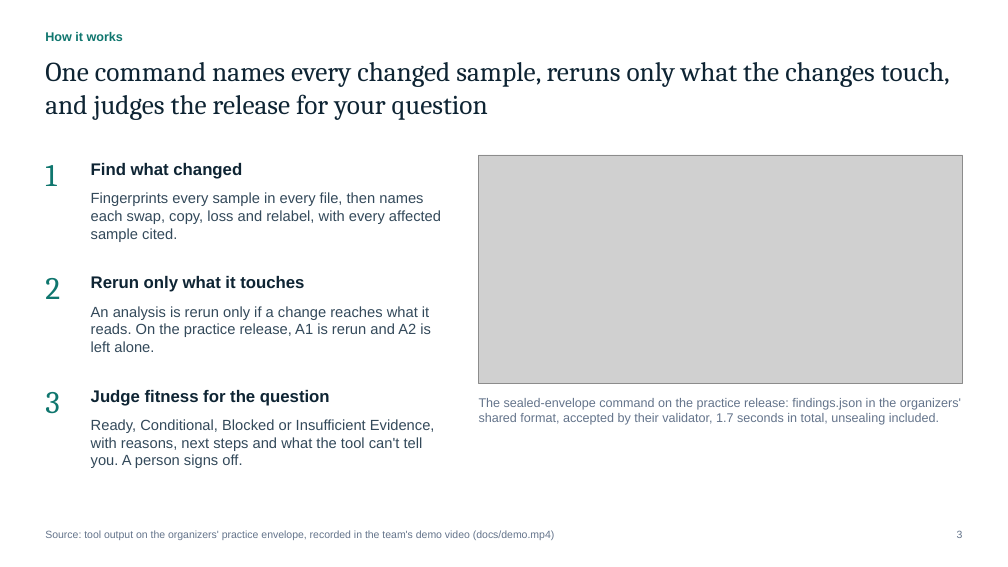
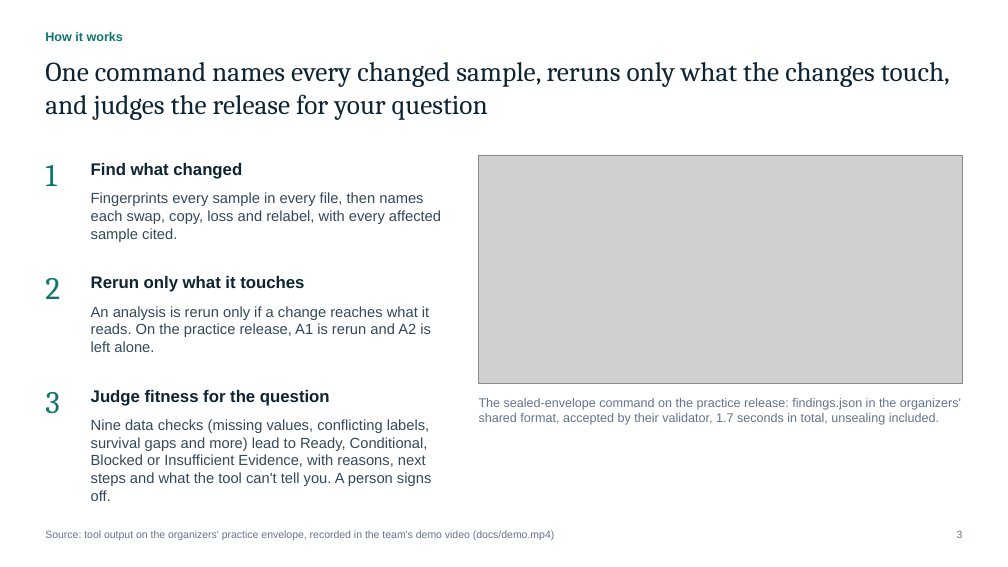
Before and after one commit to AravindKumar2504/identity-crisis-control-tower, a slide deck: slide 3 of docs/Cohort-Control-Tower-pitch.pptx. Drawn at 1008x567 pixels with LibreOffice and Linux fonts; fonts in the diff are those of the drawing; grey boxes stand for pictures. Boxes give left, top, right and bottom in pixels: in the first picture for what was removed or moved away, otherwise in the second. Text is boxed around its words. In the diff, an @@ line names an element or a change of style, - is before the commit and + after.

```diff
--- a/docs/Cohort-Control-Tower-pitch.pptx
+++ b/docs/Cohort-Control-Tower-pitch.pptx
@@ text at [91,419,431,501]: text changed @@
-Ready, Conditional, Blocked or Insufficient Evidence, with reasons, next steps and what the tool can't tell you. A person signs off.
+Nine data checks (missing values, conflicting labels, survival gaps and more) lead to Ready, Conditional, Blocked or Insufficient Evidence, with reasons, next steps and what the tool can't tell you. A person signs off.
```
Also in this commit, not shown: 4 other slides changed, 2 slides added.
